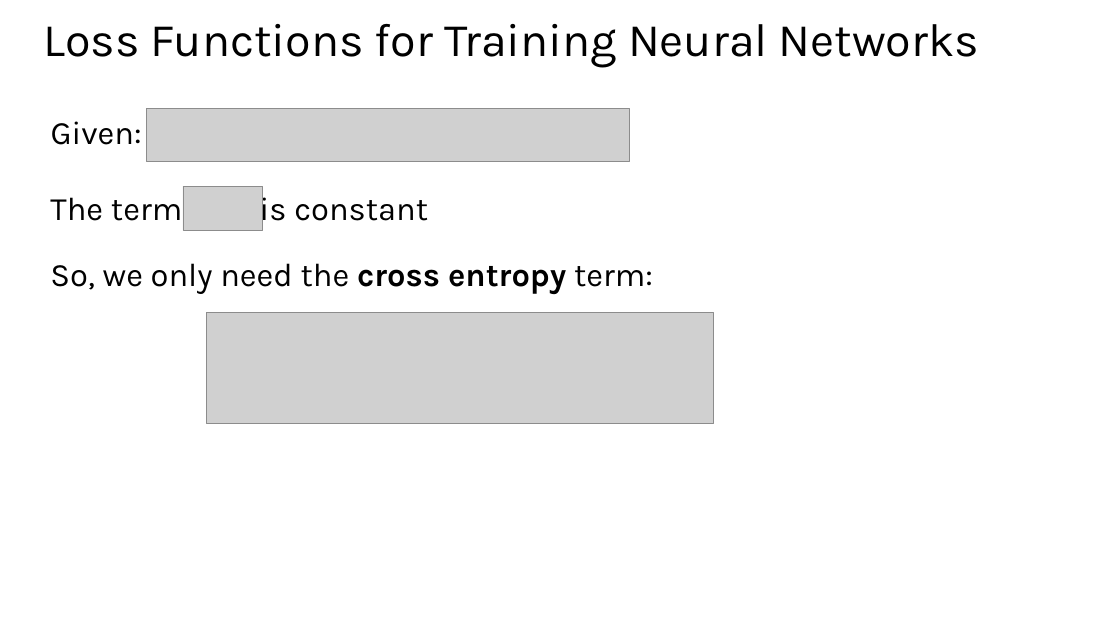
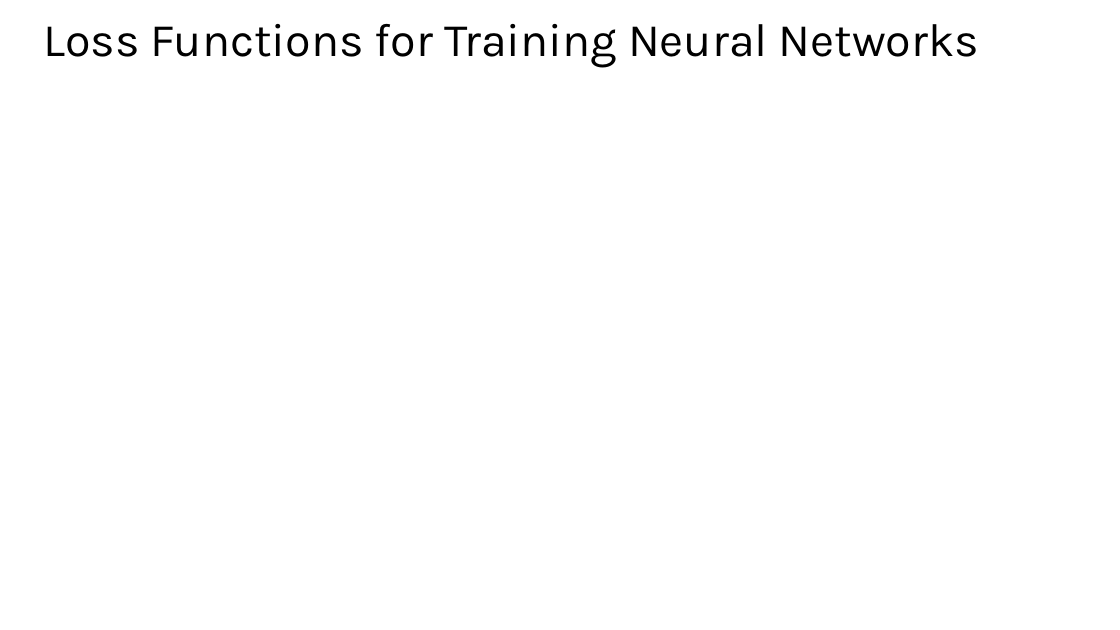
Before and after one commit to StephenElston/CSCI-E25, a slide deck: slide 34 of Slides/5_BuildingBlocksOfDeepLearning.pptx. Drawn at 1120x630 pixels with LibreOffice and Linux fonts; fonts in the diff are those of the drawing; grey boxes stand for pictures. Boxes give left, top, right and bottom in pixels: in the first picture for what was removed or moved away, otherwise in the second. Text is boxed around its words. In the diff, an @@ line names an element or a change of style, - is before the commit and + after.

```diff
--- a/Slides/5_BuildingBlocksOfDeepLearning.pptx
+++ b/Slides/5_BuildingBlocksOfDeepLearning.pptx
@@ picture removed at (147,108,630,162) @@
@@ text removed at (51,121,142,145) @@
-Given:
@@ text removed at (50,190,428,228) @@
-The term is constant
@@ picture removed at (183,187,263,231) @@
@@ text removed at (50,263,653,294) @@
-So, we only need the cross entropy term:
@@ picture removed at (207,313,714,423) @@
```
Also in this commit, not shown: 22 other slides changed.
